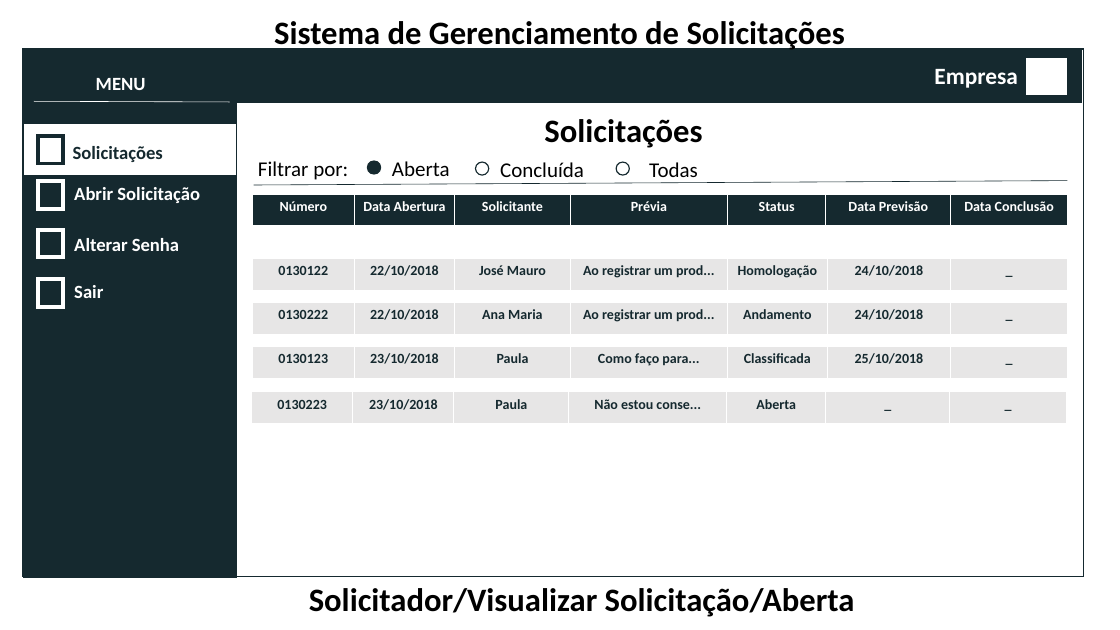
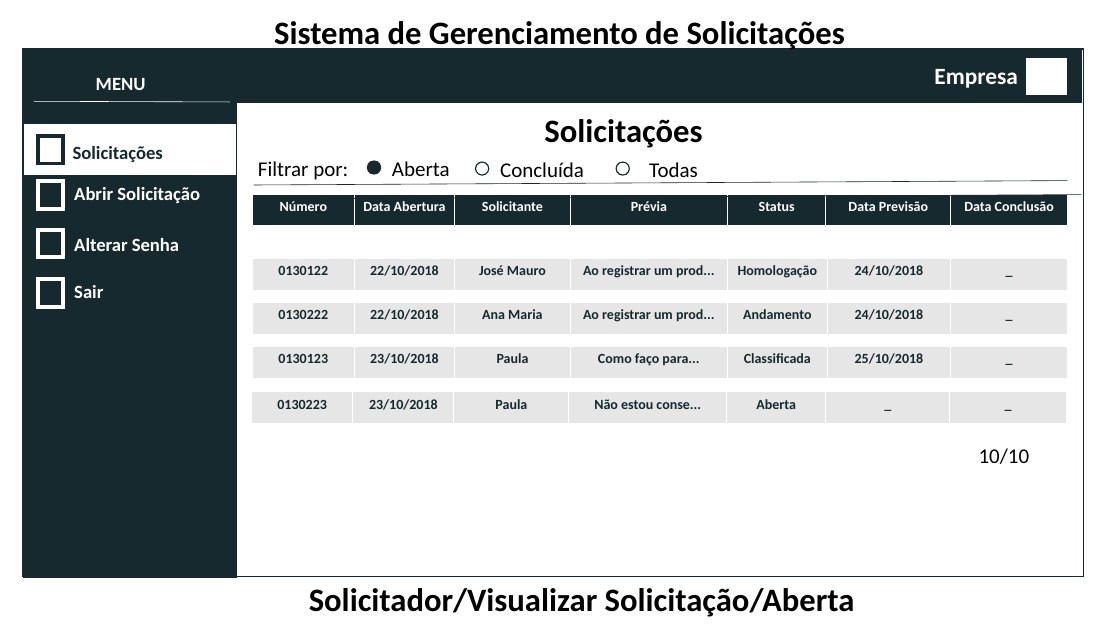
Before and after one commit to andressadipaula/Projeto_SGS, a slide deck: slide 4 of Protótipo/Protótipos.pptx. Drawn at 1120x630 pixels with LibreOffice and Linux fonts; fonts in the diff are those of the drawing. Boxes give left, top, right and bottom in pixels: in the first picture for what was removed or moved away, otherwise in the second. Text is boxed around its words. In the diff, an @@ line names an element or a change of style, - is before the commit and + after.

```diff
--- a/Protótipo/Protótipos.pptx
+++ b/Protótipo/Protótipos.pptx
@@ line added from (268, 199) to (1081, 195), #15292F 0.5 pt @@
@@ text added at <box>979,448,1030,464</box>, 18 pt, text #000000 @@
+10/10
```
Also in this commit, not shown: 5 other files.
